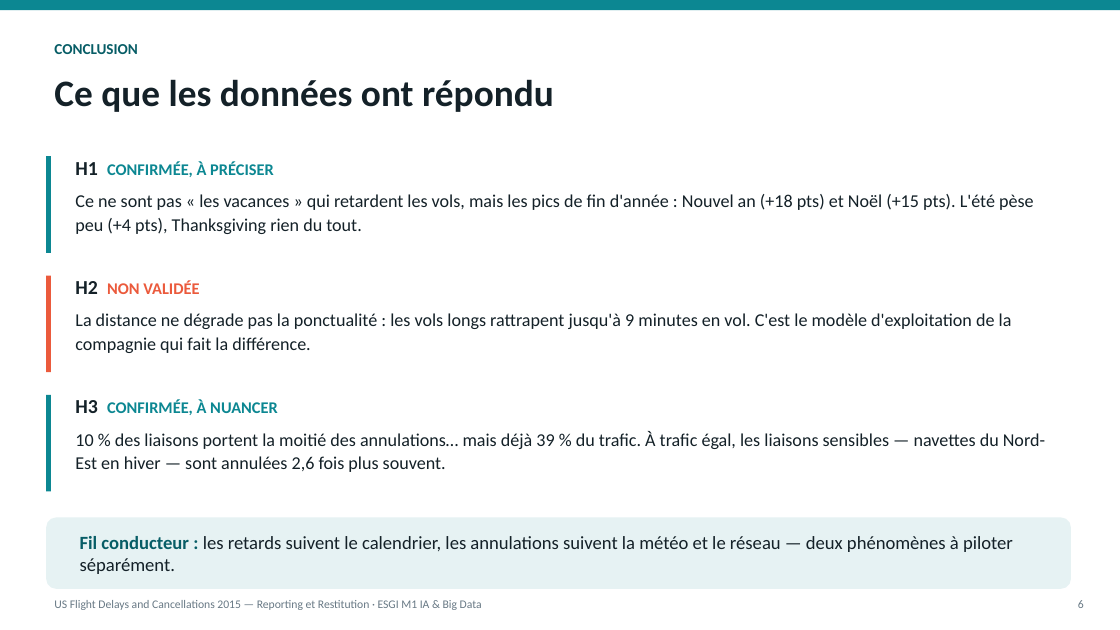
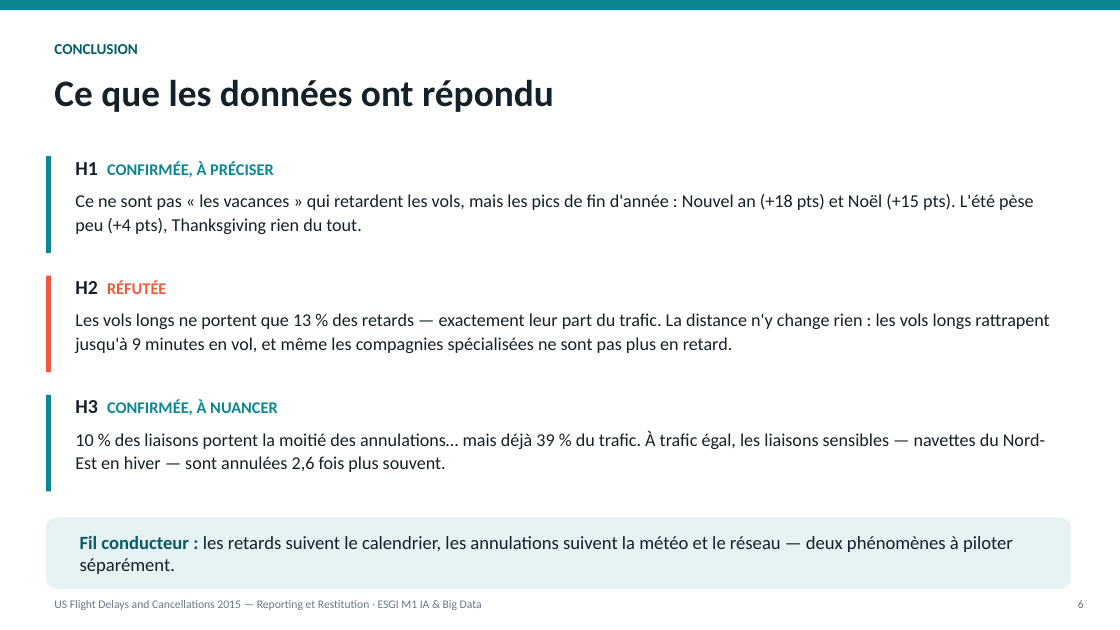
Before and after one commit to prodyge94/restitution, a slide deck: slide 6 of rendu_presentation_v2.pptx. Drawn at 1120x630 pixels with LibreOffice and Linux fonts; fonts in the diff are those of the drawing. Boxes give left, top, right and bottom in pixels: in the first picture for what was removed or moved away, otherwise in the second. Text is boxed around its words. In the diff, an @@ line names an element or a change of style, - is before the commit and + after.

```diff
--- a/rendu_presentation_v2.pptx
+++ b/rendu_presentation_v2.pptx
@@ text at (x1=75, y1=281, x2=166, y2=294): text changed @@
-H2 NON VALIDÉE
+H2 RÉFUTÉE
@@ text at (x1=75, y1=313, x2=1049, y2=353): text changed @@
-La distance ne dégrade pas la ponctualité : les vols longs rattrapent jusqu'à 9 minutes en vol. C'est le modèle d'exploitation de la compagnie qui fait la différence.
+Les vols longs ne portent que 13 % des retards — exactement leur part du trafic. La distance n'y change rien : les vols longs rattrapent jusqu'à 9 minutes en vol, et même les compagnies spécialisées ne sont pas plus en retard.
```
Also in this commit, not shown: 1 other slide changed, 27 other files.
